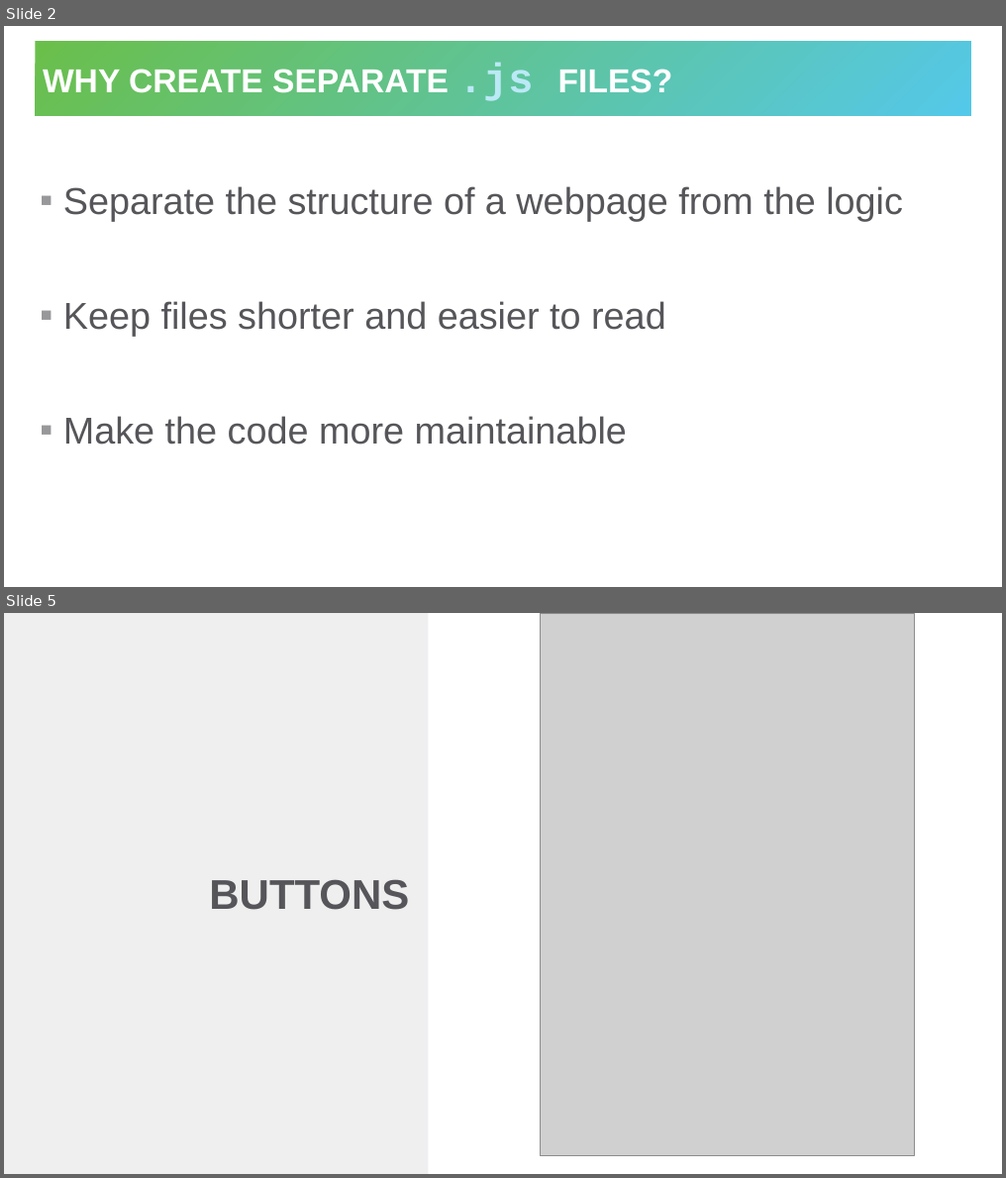
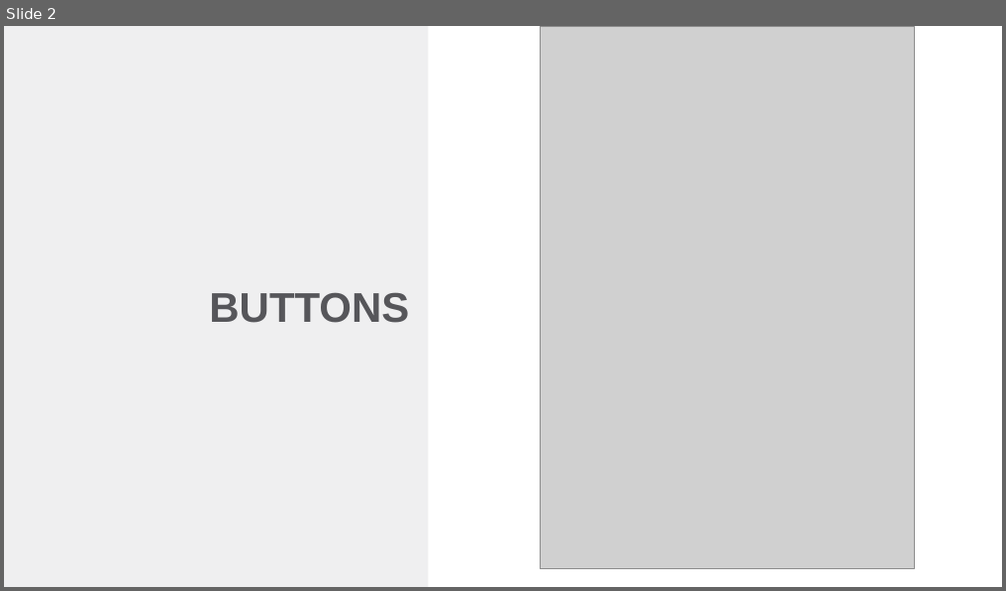
Before and after one commit to hytechclub/web-102, a slide deck: Week04/Buttons.pptx. Shown one above the other, each under a label of ours: slides 2 and 5 before the commit, slide 2 after it; the slides between them are not shown. The pictures are 1006x1178 and 1006x591 pixels, drawn with LibreOffice and Linux fonts; fonts in the diff are those of the drawing; grey boxes stand for pictures. Boxes give left, top, right and bottom in pixels: in the first picture for what was removed or moved away, otherwise in the second. Text is boxed around its words. In the diff, an @@ line names an element or a change of style, - is before the commit and + after.

```diff
--- a/Week04/Buttons.pptx
+++ b/Week04/Buttons.pptx
@@ slide 2 removed at [4,26,1002,587], background #FFFFFF @@
@@ title removed at [36,41,971,116] @@
-WHY CREATE SEPARATE .js FILES?
@@ text removed at [63,186,903,445] @@
-▪ Separate the structure of a webpage from the logic
-▪ Keep files shorter and easier to read
-▪ Make the code more maintainable
@@ what was slide 5 is now slide 2 @@
```
Also in this commit, not shown: 6 slides changed, 3 slides added, 2 other slides removed, 8 other files.
